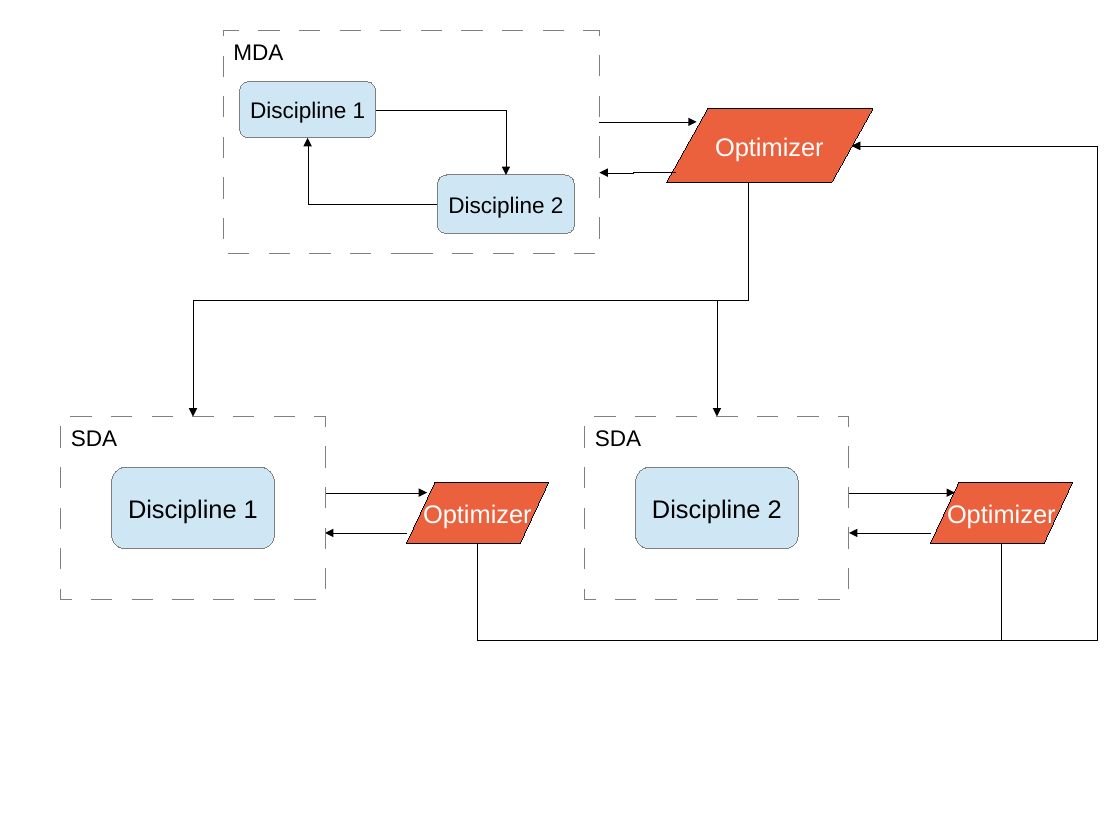
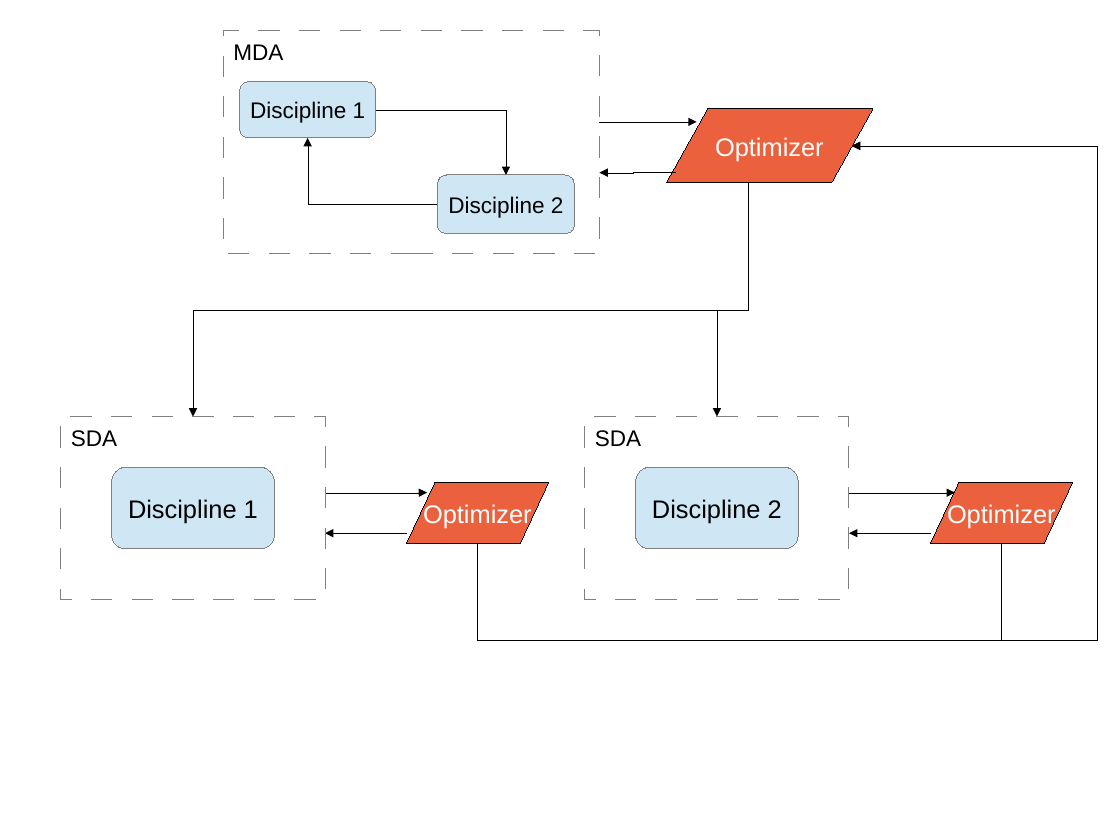
Before and after one commit to tomjorquera/thesis, a slide deck: slide 6 of StateoftheArt/figs/mdo.odp. Drawn at 1120x840 pixels with LibreOffice and Linux fonts; fonts in the diff are those of the drawing. Boxes give left, top, right and bottom in pixels: in the first picture for what was removed or moved away, otherwise in the second. Text is boxed around its words. In the diff, an @@ line names an element or a change of style, - is before the commit and + after.

```diff
--- a/StateoftheArt/figs/mdo.odp
+++ b/StateoftheArt/figs/mdo.odp
@@ elbow arrow (749, 183) - (193, 417): route changed @@
@@ elbow arrow (749, 183) - (718, 417): route changed @@
```
Also in this commit, not shown: 3 other slides changed, 2 slides added, 10 other files.
